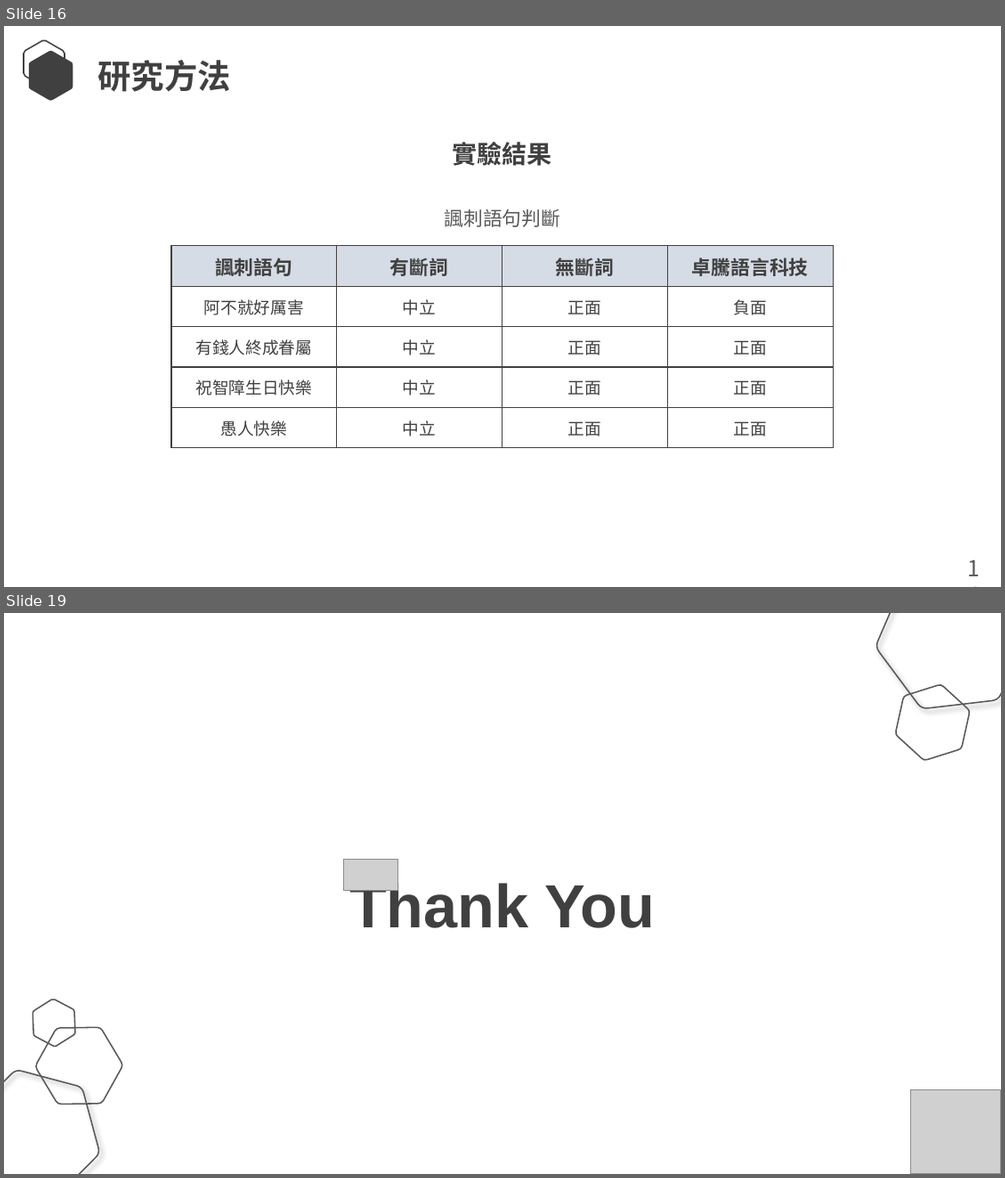
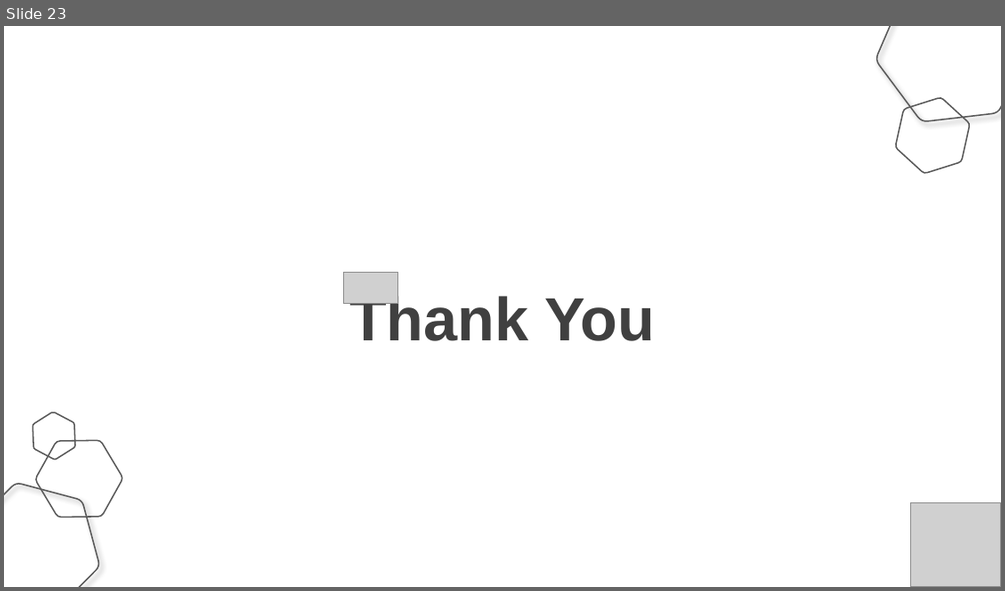
Before and after one commit to Lcwei-0708/lcwei-0708.github.io, a slide deck: data/應用機器學習演算法改善模型優化方法的研究-以UCI慢性腎臟疾病資料集為例/應用機器學習演算法改善模型優化方法的研究-以UCI慢性腎臟疾病資料集為例.pptx. Shown one above the other, each under a label of ours: slides 16 and 19 before the commit, slide 23 after it; the slides between them are not shown. The pictures are 1005x1178 and 1005x591 pixels, drawn with LibreOffice and Linux fonts; fonts in the diff are those of the drawing; grey boxes stand for pictures. Boxes give left, top, right and bottom in pixels: in the first picture for what was removed or moved away, otherwise in the second. Text is boxed around its words. In the diff, an @@ line names an element or a change of style, - is before the commit and + after.

```diff
--- a/data/應用機器學習演算法改善模型優化方法的研究-以UCI慢性腎臟疾病資料集為例/應用機器學習演算法改善模型優化方法的研究-以UCI慢性腎臟疾病資料集為例.pptx
+++ b/data/應用機器學習演算法改善模型優化方法的研究-以UCI慢性腎臟疾病資料集為例/應用機器學習演算法改善模型優化方法的研究-以UCI慢性腎臟疾病資料集為例.pptx
@@ slide 16 removed at bbox=[4, 26, 1001, 587], background #FFFFFF @@
@@ freeform shape removed at bbox=[24, 40, 65, 87] @@
@@ freeform shape removed at bbox=[29, 51, 73, 101] @@
@@ text removed at bbox=[97, 60, 230, 92] @@
-研究方法
@@ text removed at bbox=[453, 142, 552, 166] @@
-實驗結果
@@ text removed at bbox=[445, 209, 561, 227] @@
-諷刺語句判斷
@@ table removed at bbox=[171, 245, 833, 448], 5 rows, 4 columns @@
-諷刺語句 | 有斷詞 | 無斷詞 | 卓騰語言科技
-阿不就好厲害 | 中立 | 正面 | 負面
-有錢人終成眷屬 | 中立 | 正面 | 正面
-祝智障生日快樂 | 中立 | 正面 | 正面
-愚人快樂 | 中立 | 正面 | 正面
@@ text removed at bbox=[958, 550, 1001, 587] @@
-14
@@ what was slide 19 is now slide 23 @@
```
Also in this commit, not shown: 3 slides changed, 16 slides added, 11 other slides removed.
